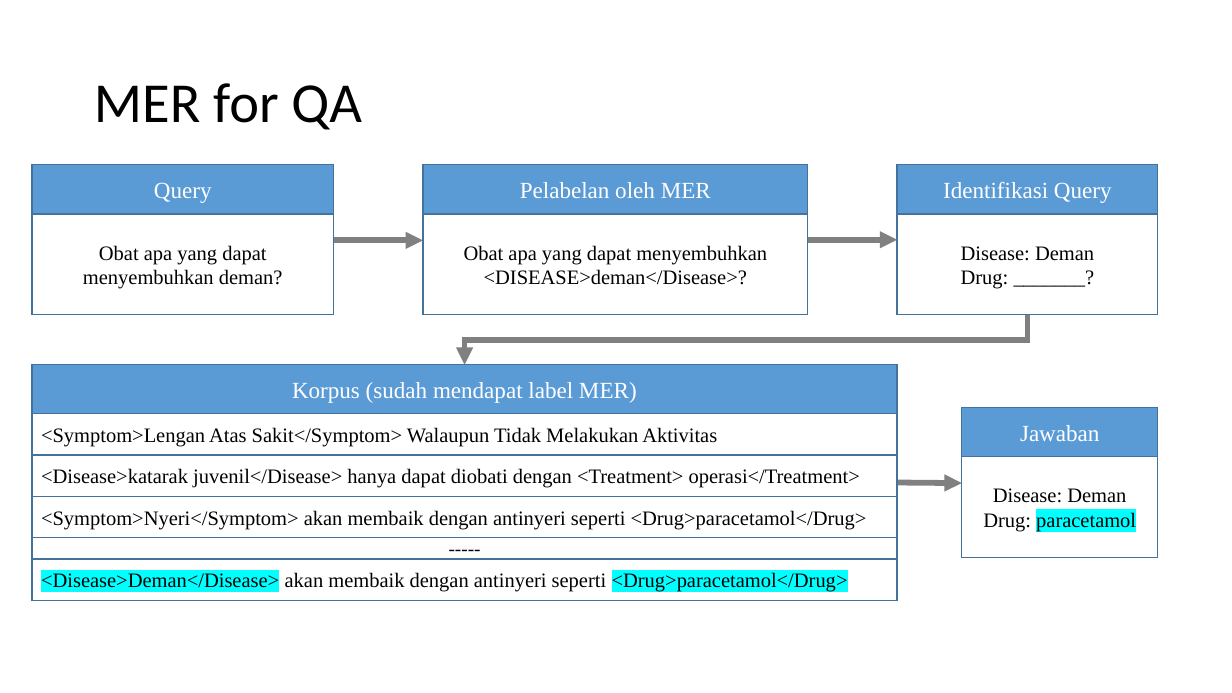
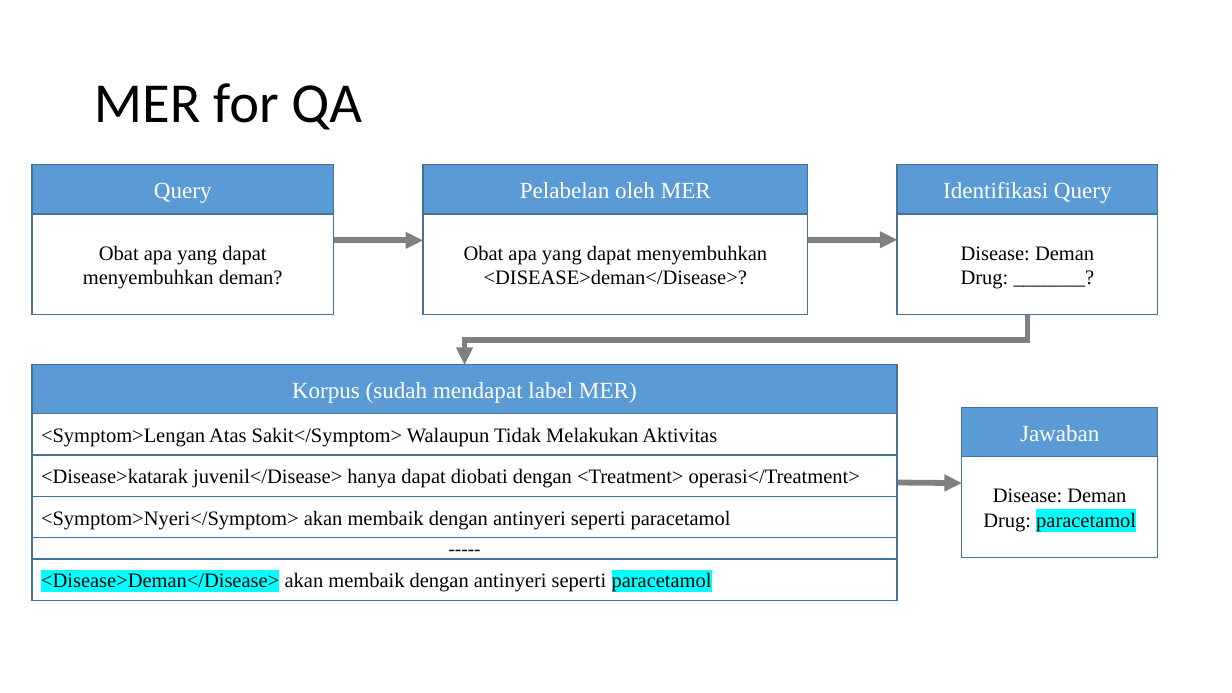
Before and after one commit to valdirachman/srl-doc, a slide deck: slide 1 of images/MER for QA.pptx. Drawn at 1232x693 pixels with LibreOffice and Linux fonts; fonts in the diff are those of the drawing. Boxes give left, top, right and bottom in pixels: in the first picture for what was removed or moved away, otherwise in the second. Text is boxed around its words. In the diff, an @@ line names an element or a change of style, - is before the commit and + after.

```diff
--- a/images/MER for QA.pptx
+++ b/images/MER for QA.pptx
@@ text in rectangle at <box>41,510,731,530</box>: text changed @@
-<Symptom>Nyeri</Symptom> akan membaik dengan antinyeri seperti <Drug>paracetamol</Drug>
+<Symptom>Nyeri</Symptom> akan membaik dengan antinyeri seperti paracetamol
@@ text in rectangle at <box>41,572,712,593</box>: text changed @@
-<Disease>Deman</Disease> akan membaik dengan antinyeri seperti <Drug>paracetamol</Drug>
+<Disease>Deman</Disease> akan membaik dengan antinyeri seperti paracetamol
```
Also in this commit, not shown: 12 slides added, 39 other files.
